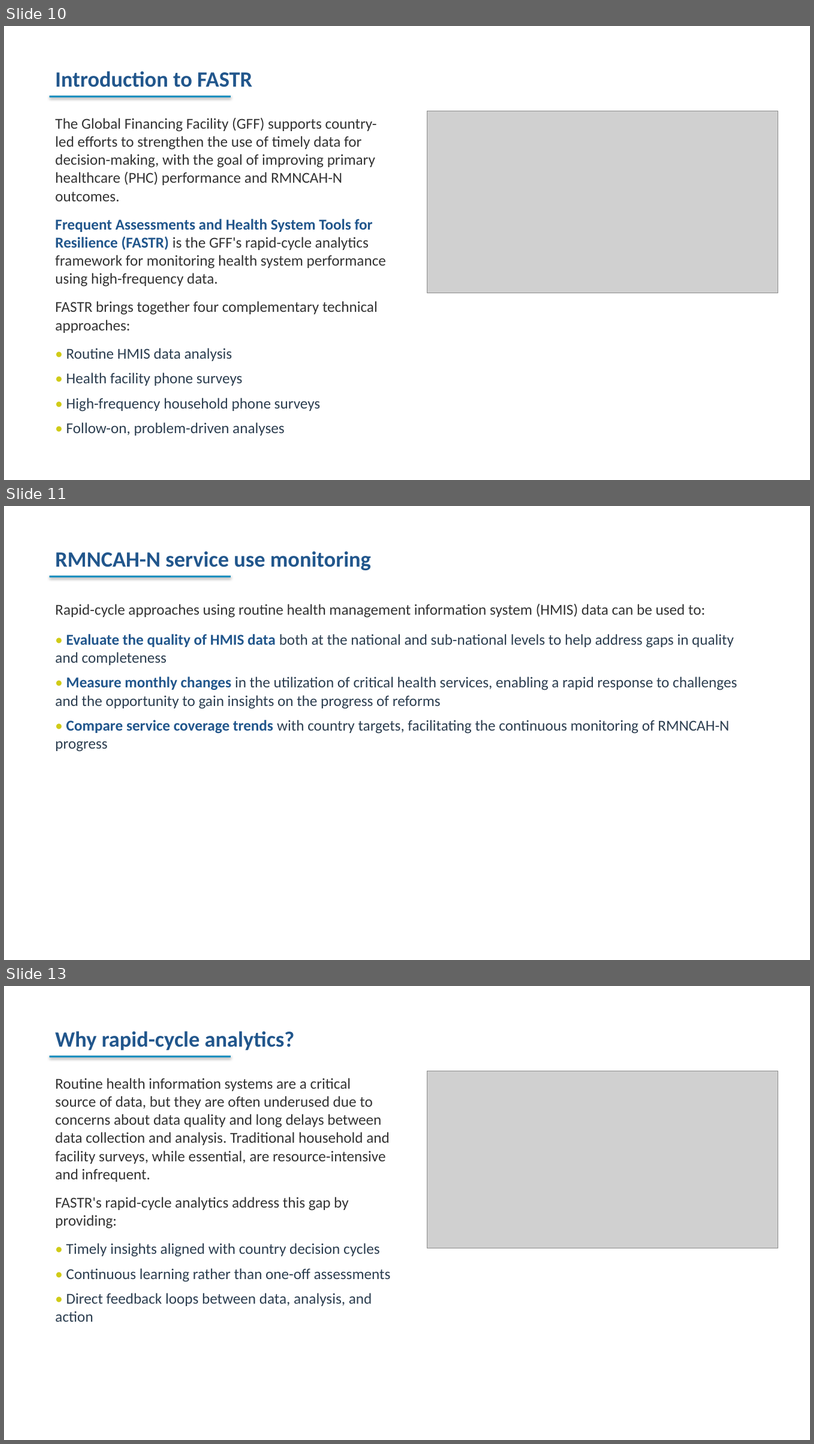
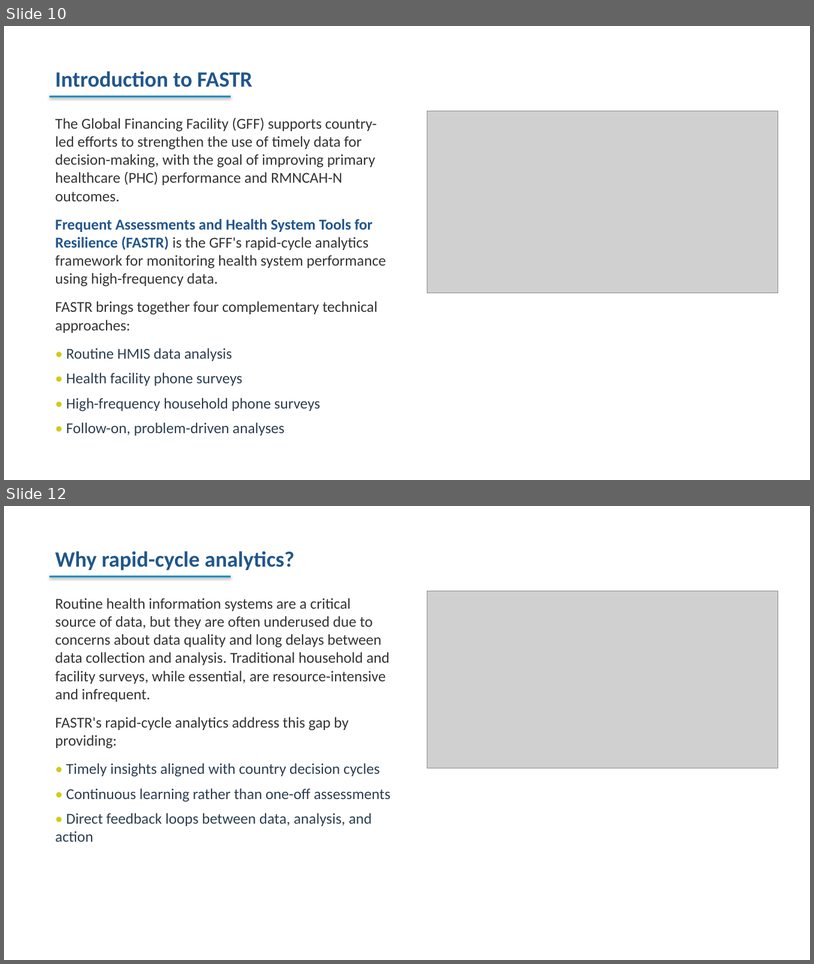
Before and after one commit to FASTR-Analytics/fastr-resource-hub, a slide deck: outputs/2026-zambia_deck.pptx. Shown one above the other, each under a label of ours: slides 10, 11 and 13 before the commit, slides 10 and 12 after it; the slides between them are not shown. The pictures are 814x1444 and 814x964 pixels, drawn with LibreOffice and Linux fonts; fonts in the diff are those of the drawing; grey boxes stand for pictures. Boxes give left, top, right and bottom in pixels: in the first picture for what was removed or moved away, otherwise in the second. Text is boxed around its words. In the diff, an @@ line names an element or a change of style, - is before the commit and + after.

```diff
--- a/outputs/2026-zambia_deck.pptx
+++ b/outputs/2026-zambia_deck.pptx
@@ slide 11 removed at [4,506,810,960], background #FFFFFF @@
@@ text removed at [55,551,371,570] @@
-RMNCAH-N service use monitoring
@@ rectangle removed at [50,576,231,577] @@
@@ text removed at [55,604,737,751] @@
-Rapid-cycle approaches using routine health management information system (HMIS) data can be used to:
-• Evaluate the quality of HMIS data both at the national and sub-national levels to help address gaps in quality and completeness
-• Measure monthly changes in the utilization of critical health services, enabling a rapid response to challenges and the opportunity to gain insights on the progress of reforms
-• Compare service coverage trends with country targets, facilitating the continuous monitoring of RMNCAH-N progress
@@ what was slide 13 is now slide 12 @@
```
Also in this commit, not shown: 5 slides changed, 2 slides added, 2 other slides removed, 35 other files.
